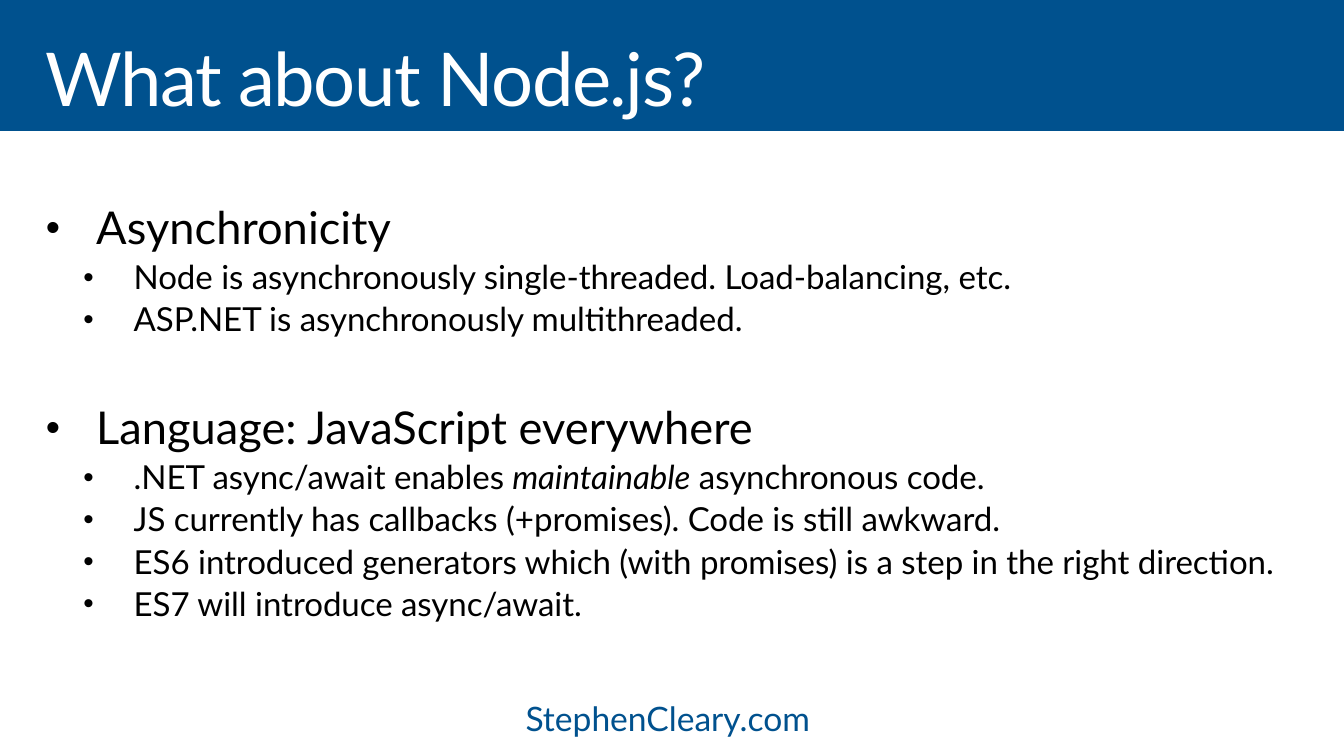
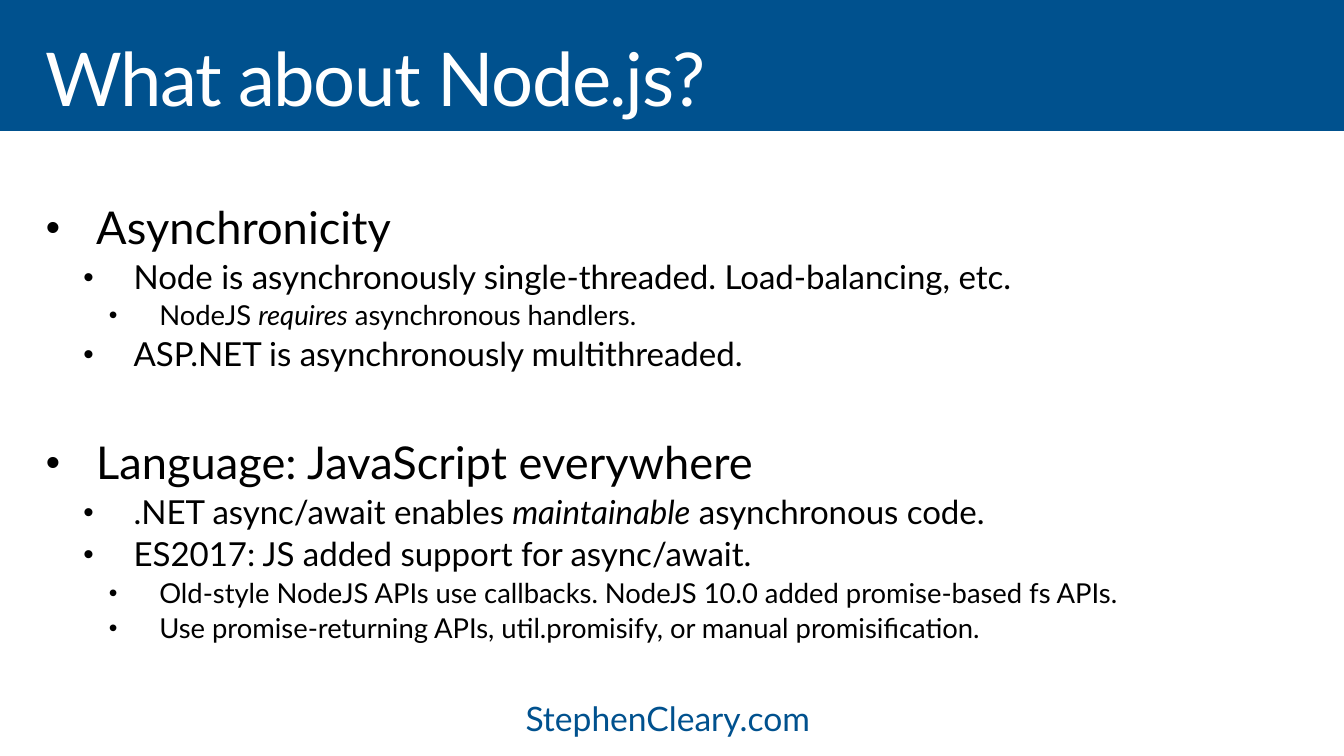
Before and after one commit to StephenCleary/Presentations, a slide deck: slide 12 of Async Servers/Intro to Async ASP.NET - 16.9.pptx. Drawn at 1344x756 pixels with LibreOffice and Linux fonts; fonts in the diff are those of the drawing. Boxes give left, top, right and bottom in pixels: in the first picture for what was removed or moved away, otherwise in the second. Text is boxed around its words. In the diff, an @@ line names an element or a change of style, - is before the commit and + after.

```diff
--- a/Async Servers/Intro to Async ASP.NET - 16.9.pptx
+++ b/Async Servers/Intro to Async ASP.NET - 16.9.pptx
@@ text at <box>159,304,637,330</box>: paragraph added @@
+    • NodeJS requires asynchronous handlers.
@@ text at <box>134,541,1118,643</box>: text changed; size 23.5 to 19.6 pt @@
-  • JS currently has callbacks (+promises). Code is still awkward.
-  • ES6 introduced generators which (with promises) is a step in the right direction.
-  • ES7 will introduce async/await.
+  • ES2017: JS added support for async/await.
+    • Old-style NodeJS APIs use callbacks. NodeJS 10.0 added promise-based fs APIs.
+    • Use promise-returning APIs, util.promisify, or manual promisification.
```
Also in this commit, not shown: 18 other slides changed, 1 slide added, 1 slide removed, 5 other files.
